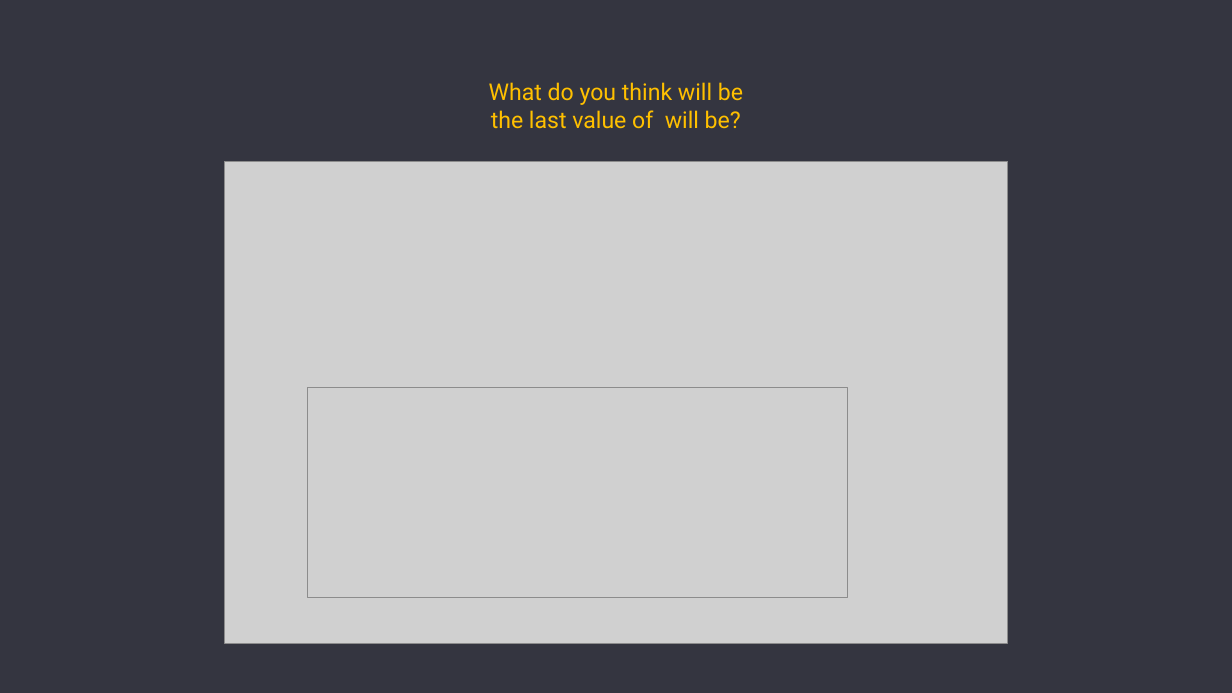
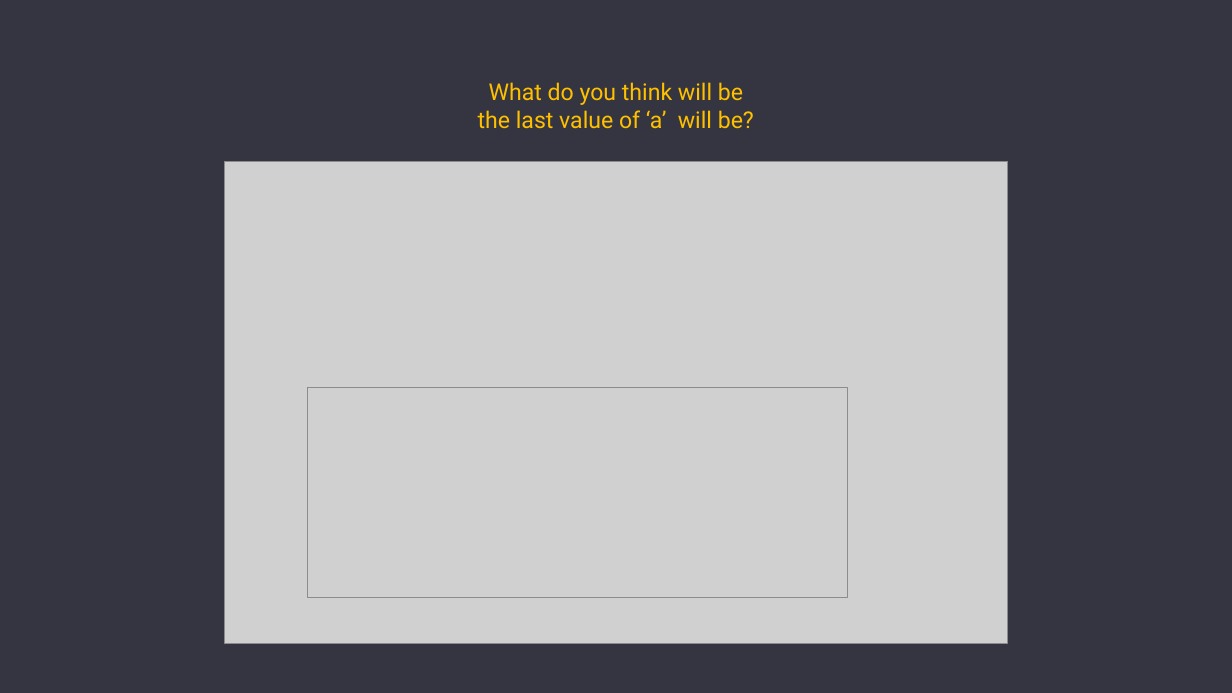
Before and after one commit to TXSTCODEPLAYGROUND/CS2308SPRING2025, a slide deck: slide 12 of chapter_notes/pptx/Unit-02 Pointers.pptx. Drawn at 1232x693 pixels with LibreOffice and Linux fonts; fonts in the diff are those of the drawing; grey boxes stand for pictures. Boxes give left, top, right and bottom in pixels: in the first picture for what was removed or moved away, otherwise in the second. Text is boxed around its words. In the diff, an @@ line names an element or a change of style, - is before the commit and + after.

```diff
--- a/chapter_notes/pptx/Unit-02 Pointers.pptx
+++ b/chapter_notes/pptx/Unit-02 Pointers.pptx
@@ text at (478,82,754,128): text changed @@
-What do you think will be the last value of will be?
+What do you think will be the last value of ‘a’ will be?
```
Also in this commit, not shown: 3 other files.
